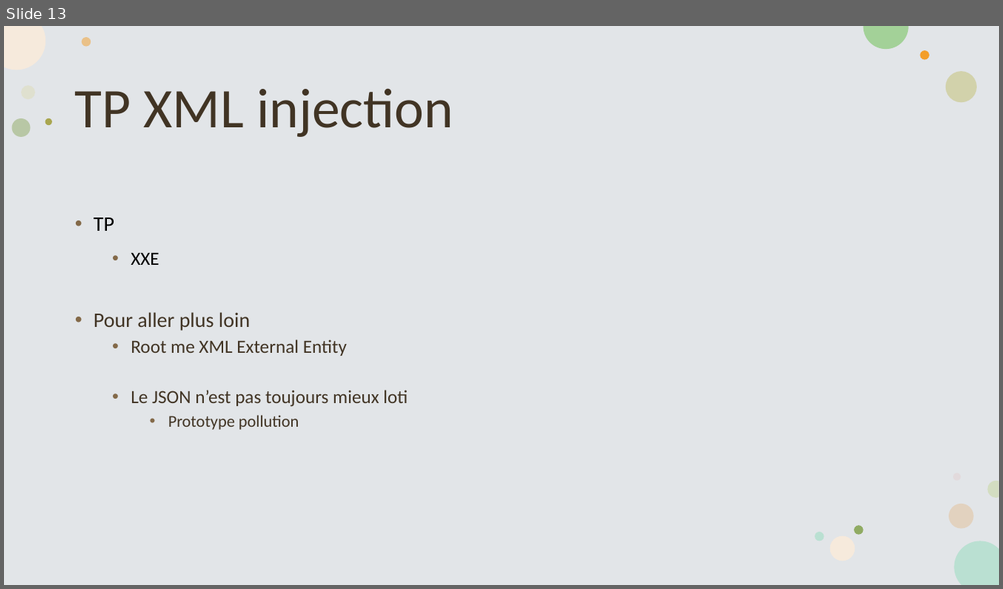
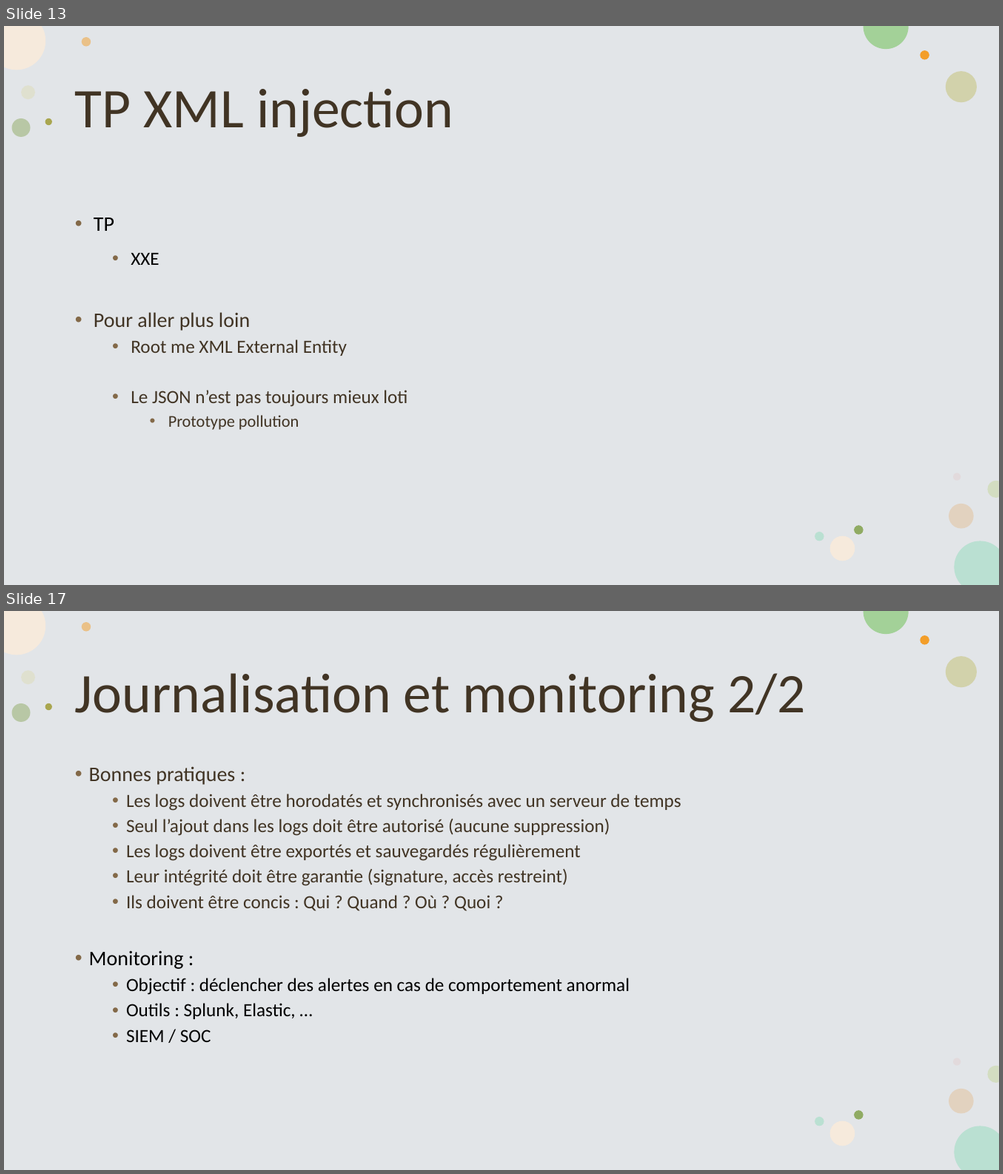
Before and after one commit to vdechef/secdev, a slide deck: Sécurité dans les développements.pptx. Shown one above the other, each under a label of ours: slide 13 before the commit, slides 13 and 17 after it; the slides between them are not shown. The pictures are 1003x589 and 1003x1174 pixels, drawn with LibreOffice and Linux fonts; fonts in the diff are those of the drawing. Boxes give left, top, right and bottom in pixels: in the first picture for what was removed or moved away, otherwise in the second. Text is boxed around its words. In the diff, an @@ line names an element or a change of style, - is before the commit and + after.

```diff
--- a/Sécurité dans les développements.pptx
+++ b/Sécurité dans les développements.pptx
@@ slide 17 added at (4, 611, 999, 1170), background #FFFFFF; not listed: 16 template elements that a slide beside it also shows @@
@@ title added at (75, 673, 805, 722), 54 pt, text #413424 @@
+Journalisation et monitoring 2/2
@@ text added at (89, 766, 681, 1042), 18 pt, text #413424 @@
+• Bonnes pratiques :
+  • Les logs doivent être horodatés et synchronisés avec un serveur de temps
+  • Seul l’ajout dans les logs doit être autorisé (aucune suppression)
+  • Les logs doivent être exportés et sauvegardés régulièrement
+  • Leur intégrité doit être garantie (signature, accès restreint)
+  • Ils doivent être concis : Qui ? Quand ? Où ? Quoi ?
+• Monitoring :
+  • Objectif : déclencher des alertes en cas de comportement anormal
+  • Outils : Splunk, Elastic, …
+  • SIEM / SOC
```
Also in this commit, not shown: 1 slide changed, 4 other slides added, 17 other files.
